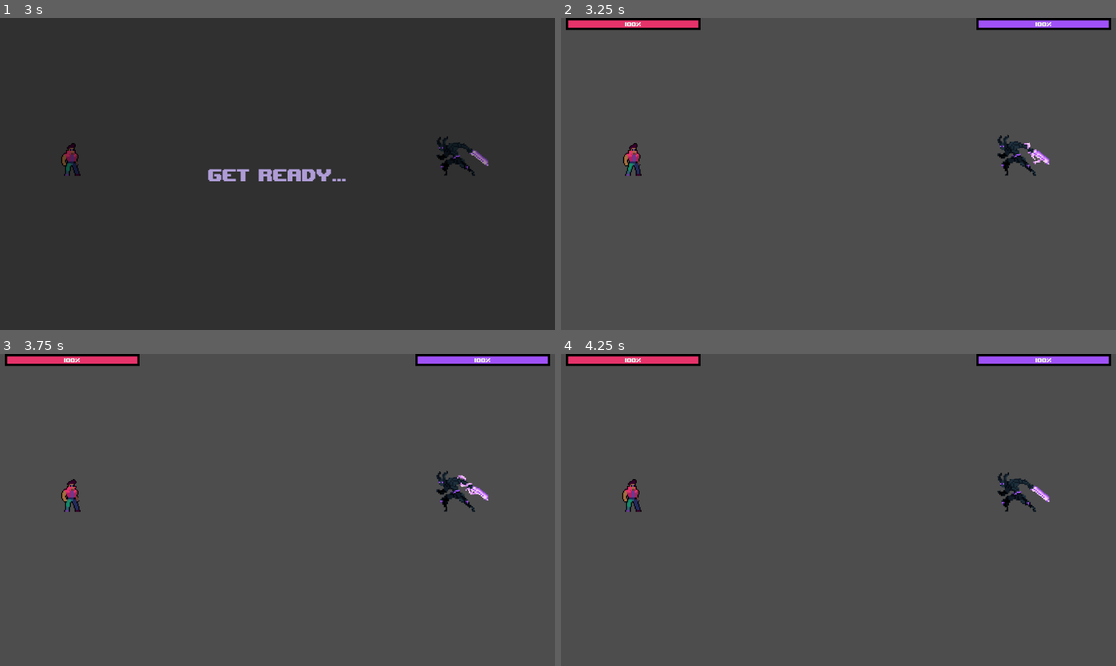
Above: before the commit, frames 1-4 (two rows, left to right).
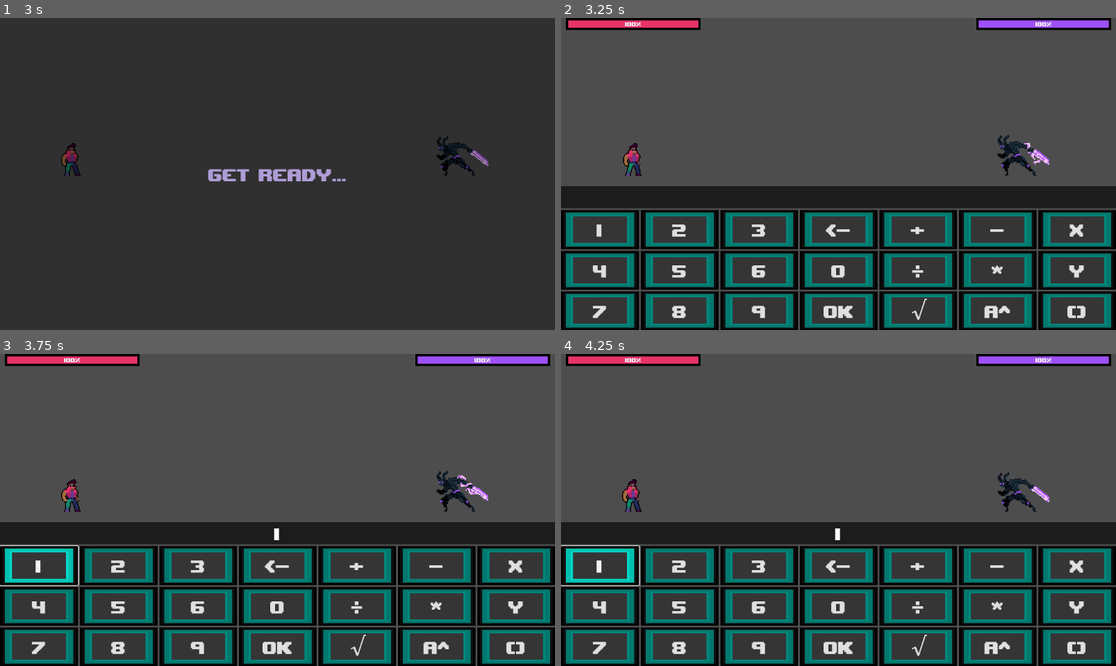
Above: after the commit, the same moments.

Repository: VinceAL-9/Mathfight
Game: Godot game, scene res://scenes/Whole game/Choose mode/campaign/Core gameplay/core_gameplay.tscn
Same seed, same stepped clock (60 frames per second), same inputs: the game is played once before the commit and once after it. This scene is started directly instead of the project's main scene.
Inputs (mouse positions are in pixels of both pictures, inside the frame that each line leads up to):
- Up to frame 1 (3 s): tap Enter (ans) at 0.5, 0.6, 1.35, 2.1, 2.85 s
- Up to frame 2 (3.25 s): no input
- Up to frame 3 (3.75 s): click (38, 566) at 3.5 s, where only the run after the commit has a clickable "1"
- Up to frame 4 (4.25 s): no input

Frame 1 is identical in both runs. In frame 2, 29% of the frame differs, in the area x 0-100%, y 53-100%; in frame 3, 29%; in frame 4, 29%.

Commit message:
Keyboard
Implemented the keyboard scene to the game scene, made some adjustments to fit the screen.

Diff:
--- a/scenes/Whole game/Choose mode/campaign/Core gameplay/game.tscn
+++ b/scenes/Whole game/Choose mode/campaign/Core gameplay/game.tscn
@@ -1,8 +1,9 @@
-[gd_scene load_steps=8 format=3 uid="uid://m1bw1se5msyc"]
+[gd_scene load_steps=9 format=3 uid="uid://m1bw1se5msyc"]
 
 [ext_resource type="Script" uid="uid://ntpvtw05nsma" path="res://scripts/Whole game/Choose mode/campaign/Core gameplay/game.gd" id="1_pkyck"]
 [ext_resource type="PackedScene" uid="uid://bjofrf14vlhie" path="res://scenes/Whole game/Choose mode/campaign/Core gameplay/player_and_enemy.tscn" id="2_8fel7"]
 [ext_resource type="FontFile" uid="uid://dshtorx4qksxg" path="res://assets/fonts/upheavtt.ttf" id="2_pkyck"]
+[ext_resource type="PackedScene" uid="uid://tebj2ifw0ndr" path="res://scenes/Whole game/Choose mode/campaign/Core gameplay/keyboard.tscn" id="3_romq6"]
 
 [sub_resource type="StyleBoxFlat" id="StyleBoxFlat_8fel7"]
 bg_color = Color(0.234635, 0.211231, 0.371415, 1)
@@ -71,6 +72,9 @@
 value = 100.0
 fill_mode = 1
 
+[node name="Keyboard" parent="Display" instance=ExtResource("3_romq6")]
+offset_top = 147.0
+
 [node name="ProblemTimers" type="Node" parent="."]
 
 [node name="Generate Problem" type="Timer" parent="ProblemTimers"]
--- a/scenes/Whole game/Choose mode/campaign/Core gameplay/keyboard.tscn
+++ b/scenes/Whole game/Choose mode/campaign/Core gameplay/keyboard.tscn
@@ -289,23 +289,23 @@
 theme_override_styles/normal = SubResource("StyleBoxTexture_msmor")
 text = "()"
 
-[connection signal="pressed" from="VBoxContainer/GridContainer/Button1" to="." method="_on_button_pressed" binds= ["1"]]
-[connection signal="pressed" from="VBoxContainer/GridContainer/Button2" to="." method="_on_button_pressed" binds= ["2"]]
-[connection signal="pressed" from="VBoxContainer/GridContainer/Button3" to="." method="_on_button_pressed" binds= ["3"]]
+[connection signal="pressed" from="VBoxContainer/GridContainer/Button1" to="." method="_on_button_1_pressed"]
+[connection signal="pressed" from="VBoxContainer/GridContainer/Button2" to="." method="_on_button_2_pressed"]
+[connection signal="pressed" from="VBoxContainer/GridContainer/Button3" to="." method="_on_button_3_pressed"]
 [connection signal="pressed" from="VBoxContainer/GridContainer/Buttonbackspace" to="." method="_on_button_backspace_pressed"]
-[connection signal="pressed" from="VBoxContainer/GridContainer/Buttonplus" to="." method="_on_button_operator_pressed" binds= ["+"]]
-[connection signal="pressed" from="VBoxContainer/GridContainer/Buttonminus" to="." method="_on_button_operator_pressed" binds= ["-"]]
-[connection signal="pressed" from="VBoxContainer/GridContainer/Buttonx" to="." method="_on_button_variable_pressed" binds= ["x"]]
-[connection signal="pressed" from="VBoxContainer/GridContainer/Button4" to="." method="_on_button_pressed" binds= ["4"]]
-[connection signal="pressed" from="VBoxContainer/GridContainer/Button5" to="." method="_on_button_pressed" binds= ["5"]]
-[connection signal="pressed" from="VBoxContainer/GridContainer/Button6" to="." method="_on_button_pressed" binds= ["6"]]
-[connection signal="pressed" from="VBoxContainer/GridContainer/Button0" to="." method="_on_button_pressed" binds= ["0"]]
-[connection signal="pressed" from="VBoxContainer/GridContainer/Buttondivide" to="." method="_on_button_operator_pressed" binds= ["÷"]]
-[connection signal="pressed" from="VBoxContainer/GridContainer/Buttonmultiply" to="." method="_on_button_pressed" binds= ["*"]]
-[connection signal="pressed" from="VBoxContainer/GridContainer/Buttony" to="." method="_on_button_variable_pressed" binds= ["y"]]
-[connection signal="pressed" from="VBoxContainer/GridContainer/Button7" to="." method="_on_button_pressed" binds= ["7"]]
-[connection signal="pressed" from="VBoxContainer/GridContainer/Button8" to="." method="_on_button_pressed" binds= ["8"]]
-[connection signal="pressed" from="VBoxContainer/GridContainer/Button9" to="." method="_on_button_pressed" binds= ["9"]]
+[connection signal="pressed" from="VBoxContainer/GridContainer/Buttonplus" to="." method="_on_buttonplus_pressed"]
+[connection signal="pressed" from="VBoxContainer/GridContainer/Buttonminus" to="." method="_on_buttonminus_pressed"]
+[connection signal="pressed" from="VBoxContainer/GridContainer/Buttonx" to="." method="_on_buttonx_pressed"]
+[connection signal="pressed" from="VBoxContainer/GridContainer/Button4" to="." method="_on_button_4_pressed"]
+[connection signal="pressed" from="VBoxContainer/GridContainer/Button5" to="." method="_on_button_5_pressed"]
+[connection signal="pressed" from="VBoxContainer/GridContainer/Button6" to="." method="_on_button_6_pressed"]
+[connection signal="pressed" from="VBoxContainer/GridContainer/Button0" to="." method="_on_button_0_pressed"]
+[connection signal="pressed" from="VBoxContainer/GridContainer/Buttondivide" to="." method="_on_buttondivide_pressed"]
+[connection signal="pressed" from="VBoxContainer/GridContainer/Buttonmultiply" to="." method="_on_buttonmultiply_pressed"]
+[connection signal="pressed" from="VBoxContainer/GridContainer/Buttony" to="." method="_on_buttony_pressed"]
+[connection signal="pressed" from="VBoxContainer/GridContainer/Button7" to="." method="_on_button_7_pressed"]
+[connection signal="pressed" from="VBoxContainer/GridContainer/Button8" to="." method="_on_button_8_pressed"]
+[connection signal="pressed" from="VBoxContainer/GridContainer/Button9" to="." method="_on_button_9_pressed"]
 [connection signal="pressed" from="VBoxContainer/GridContainer/ButtonOK" to="." method="_on_button_ok_pressed"]
 [connection signal="pressed" from="VBoxContainer/GridContainer/Buttonsqrt" to="." method="_on_button_sqrt_pressed"]
 [connection signal="pressed" from="VBoxContainer/GridContainer/Buttonraised" to="." method="_on_button_raised_pressed"]
--- a/scripts/Whole game/Choose mode/campaign/Core gameplay/core_gameplay.gd
+++ b/scripts/Whole game/Choose mode/campaign/Core gameplay/core_gameplay.gd
@@ -5,11 +5,11 @@
 @onready var interface: CanvasLayer = $Interface
 @onready var game_display: CanvasLayer = $game.get_node("Display")
 
+
 func _ready() -> void:
 	interface.visible = true # Show "Get ready…" message
 	game_display.visible = false
 	game.set_process(false) # Disable processing temporarily
-
 	start_timer.start()
 
 func _on_start_timer_timeout() -> void:
--- a/scripts/Whole game/Choose mode/campaign/Core gameplay/keyboard.gd
+++ b/scripts/Whole game/Choose mode/campaign/Core gameplay/keyboard.gd
@@ -14,18 +14,21 @@
 var next_char_superscript: bool = false  # Whether the next digit should be superscript
 var sqrt_open: bool = false              # Whether we're inside a √(...) expression
 var parenthesis_open: bool = false        # Whether a standalone ( ) is open
+var typing_enabled: bool  # Whether player is allowed to type, prevents spam inputs
 
 # functions
 
 func _ready() -> void:
-	# Initial text to instruct the player
-	label.text = "Answer Quickly"
 
-	# After 1 second, clear the text to allow typing
-	await get_tree().create_timer(1.0).timeout
+	# Clear label and enable typing
 	label.text = ""
+	typing_enabled = true
 
 func key_pressed(character) -> void:
+	# Prevent typing if typing is disabled
+	if not typing_enabled:
+		return
+
 	# Handles typing a character into the label, considering superscript state
 	var char_str := str(character)
 
@@ -36,37 +39,108 @@
 	else:
 		label.text += char_str
 
-func _on_button_pressed(value: Variant) -> void:
-	# General button handler for most inputs
-	key_pressed(value)
+func _on_button_1_pressed() -> void:
+	key_pressed(1)
+
+
+func _on_button_2_pressed() -> void:
+	key_pressed(2)
+
+
+func _on_button_3_pressed() -> void:
+	key_pressed(3)
+
+
+func _on_button_4_pressed() -> void:
+	key_pressed(4)
+
+
+func _on_button_5_pressed() -> void:
+	key_pressed(5)
+
+
+func _on_button_6_pressed() -> void:
+	key_pressed(6)
+
+
+func _on_button_7_pressed() -> void:
+	key_pressed(7)
+
+
+func _on_button_8_pressed() -> void:
+	key_pressed(8)
+
+
+func _on_button_9_pressed() -> void:
+	key_pressed(9)
+
+
+func _on_button_0_pressed() -> void:
+	key_pressed(0)
 
 func _on_button_backspace_pressed() -> void:
+	# Allow backspace only if typing is allowed
+	if not typing_enabled:
+		return
+
 	# Removes the last character from the label
 	if label.text.length() > 0:
 		label.text = label.text.substr(0, label.text.length() - 1)
 
-func _on_button_operator_pressed(operator: String) -> void:
-	# Handles input for simple math operators like +, -, *, ÷
-	key_pressed(operator)
 
-func _on_button_variable_pressed(variable: String) -> void:
-	# Handles input for variables like x, y
-	key_pressed(variable)
+func _on_buttonplus_pressed() -> void:
+	key_pressed("+")
+
+
+func _on_buttonminus_pressed() -> void:
+	key_pressed("-")
+
+
+func _on_buttonx_pressed() -> void:
+	key_pressed("x")
+
+
+func _on_buttondivide_pressed() -> void:
+	key_pressed("÷")
+
+
+func _on_buttonmultiply_pressed() -> void:
+	key_pressed("*")
+
+
+func _on_buttony_pressed() -> void:
+	key_pressed("y")
+
+
 
 func _on_button_sqrt_pressed() -> void:
+	# Prevent sqrt toggling if typing is disabled
+	if not typing_enabled:
+		return
+
 	# Toggles sqrt expression: inserts "√(" and later ")"
 	if sqrt_open:
+		# Close the sqrt first if it's open
 		key_pressed(")")
+		sqrt_open = false
+	elif parenthesis_open:
+		key_pressed(")")
+		parenthesis_open = false
 	else:
 		key_pressed("√(")
-	sqrt_open = not sqrt_open
+		parenthesis_open = true
+
 
 func _on_button_raised_pressed() -> void:
 	# Activates superscript mode for next character
-	next_char_superscript = true
+	if typing_enabled:
+		next_char_superscript = true
 
 func _on_button_parenthesis_pressed() -> void:
-	# Toggles normal parentheses ()
+	if not typing_enabled:
+		return
+
+	# Toggle normal parentheses
 	if parenthesis_open:
 		key_pressed(")")
 	else:
@@ -74,6 +148,13 @@
 	parenthesis_open = not parenthesis_open
 
 func _on_button_ok_pressed() -> void:
+	# prevent spam clicking OK
+	if not typing_enabled:
+		return
+
+	# Disallow further typing
+	typing_enabled = false
+
 	# Compares the typed answer with the correct answer
 	if label.text == ANSWER:
 		label.text = "Nice Job!"
@@ -82,7 +163,11 @@
 		label.text = "Skill Issue"
 		label.add_theme_color_override("font_color", Color.RED)
 
-	# Wait a moment, then reset the label
-	await get_tree().create_timer(2.0).timeout
+	# Wait a moment, then reset the states
+	await get_tree().create_timer(1.5).timeout
 	label.text = ""
 	label.remove_theme_color_override("font_color")
+	next_char_superscript = false
+	sqrt_open = false
+	parenthesis_open = false
+	typing_enabled = true
